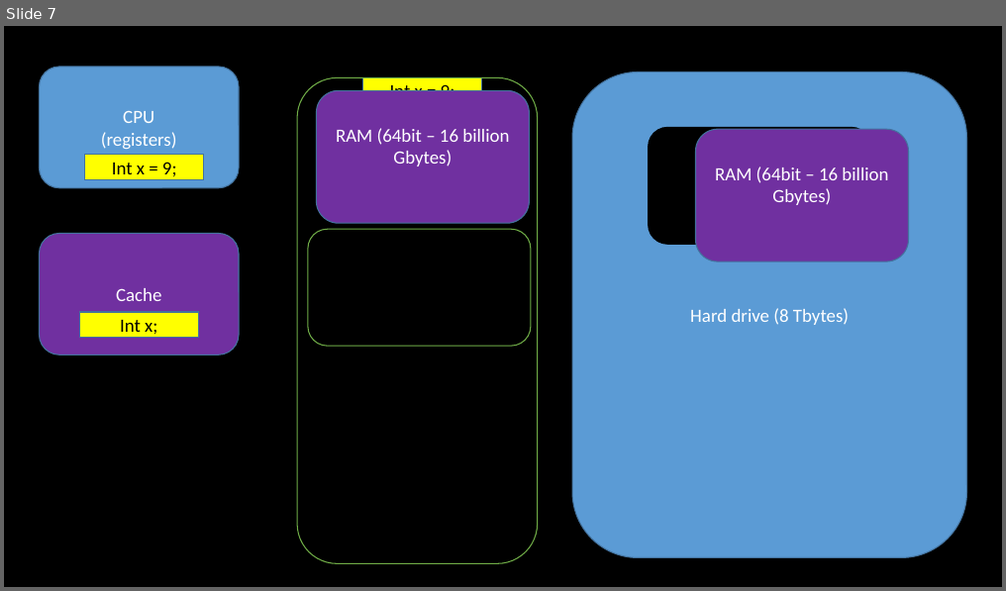
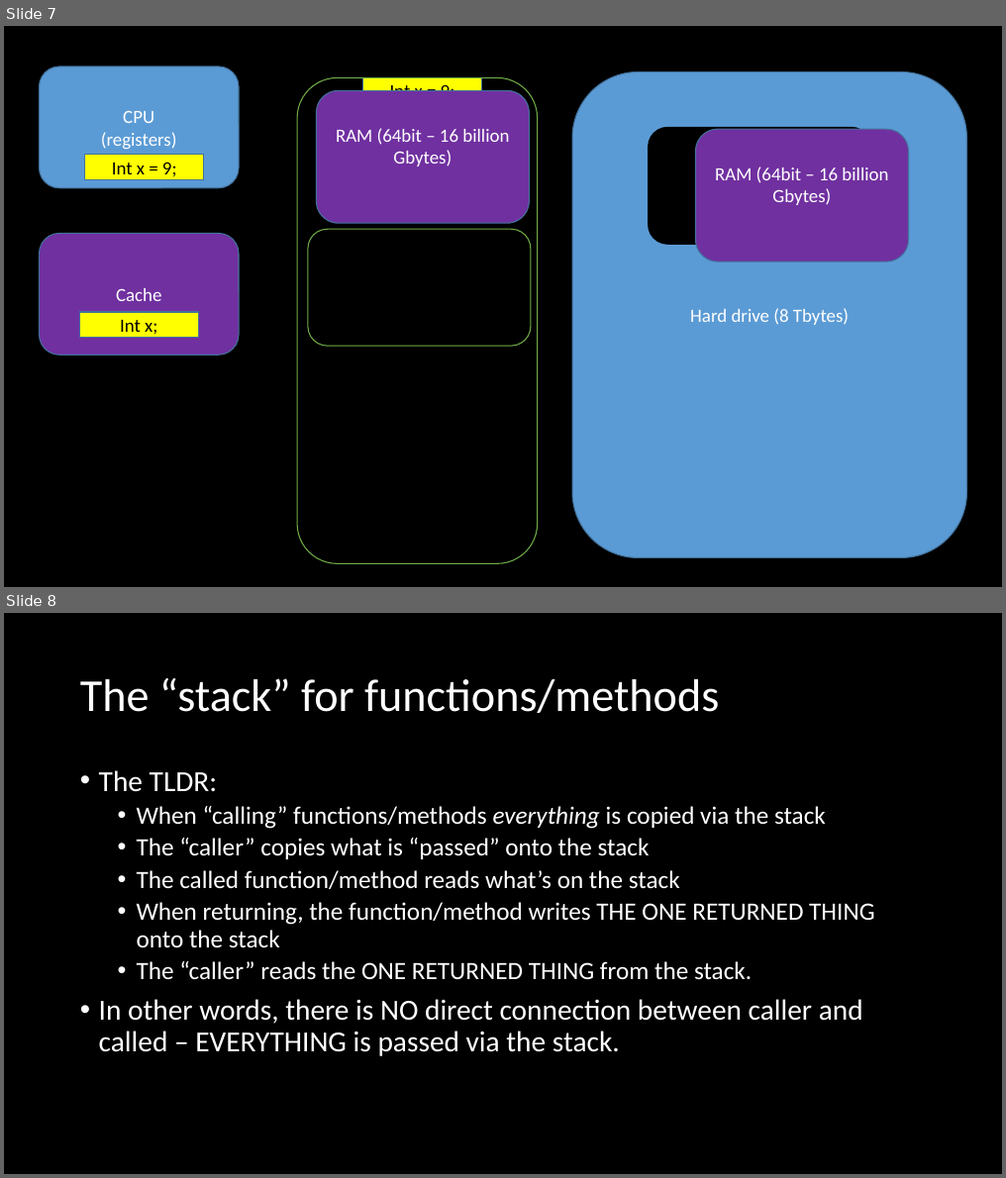
Before and after one commit to Valpz1130/1156_W2021, a slide deck: Day to Day/W05-6 (February 16+18)/W06_Functions_Methods_passing_returning.pptx. Shown one above the other, each under a label of ours: slide 7 before the commit, slides 7 and 8 after it. The pictures are 1006x591 and 1006x1178 pixels, drawn with LibreOffice and Linux fonts; fonts in the diff are those of the drawing. Boxes give left, top, right and bottom in pixels: in the first picture for what was removed or moved away, otherwise in the second. Text is boxed around its words. In the diff, an @@ line names an element or a change of style, - is before the commit and + after.

```diff
--- a/Day to Day/W05-6 (February 16+18)/W06_Functions_Methods_passing_returning.pptx
+++ b/Day to Day/W05-6 (February 16+18)/W06_Functions_Methods_passing_returning.pptx
@@ slide 8 added at (4, 613, 1002, 1174), background #000000 @@
@@ title added at (80, 678, 719, 713), 44 pt, text #FFFFFF @@
+The “stack” for functions/methods
@@ text added at (99, 770, 874, 1057), 24 pt, text #FFFFFF @@
+• The TLDR:
+  • When “calling” functions/methods everything is copied via the stack
+  • The “caller” copies what is “passed” onto the stack
+  • The called function/method reads what’s on the stack
+  • When returning, the function/method writes THE ONE RETURNED THING onto the stack
+  • The “caller” reads the ONE RETURNED THING from the stack.
+• In other words, there is NO direct connection between caller and called – EVERYTHING is passed via the stack.
```
Also in this commit, not shown: 21 other slides added, 12 other files.
